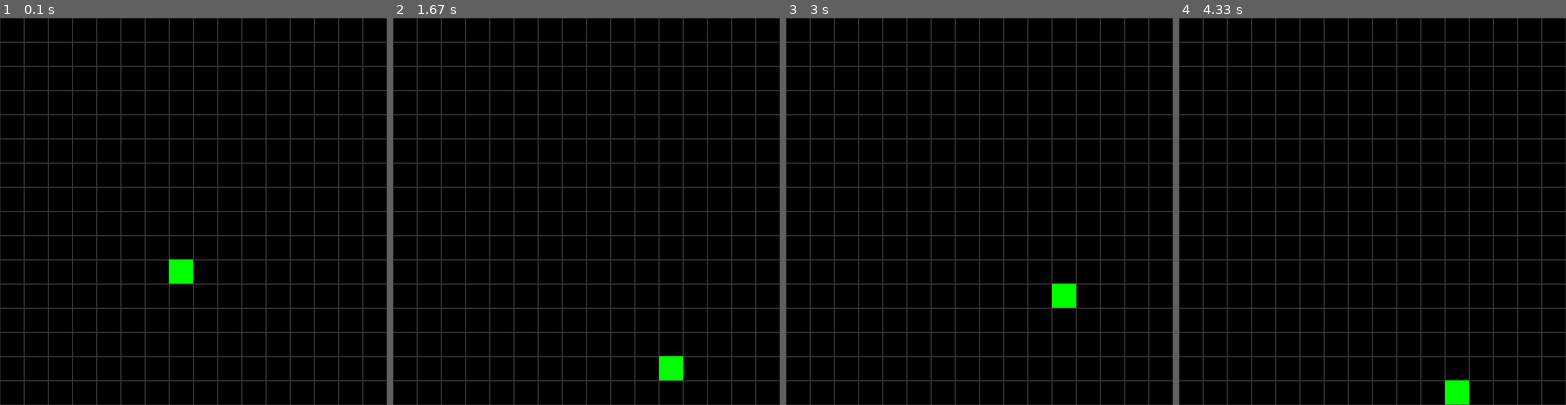
Above: before the commit, frames 1-4 (left to right).
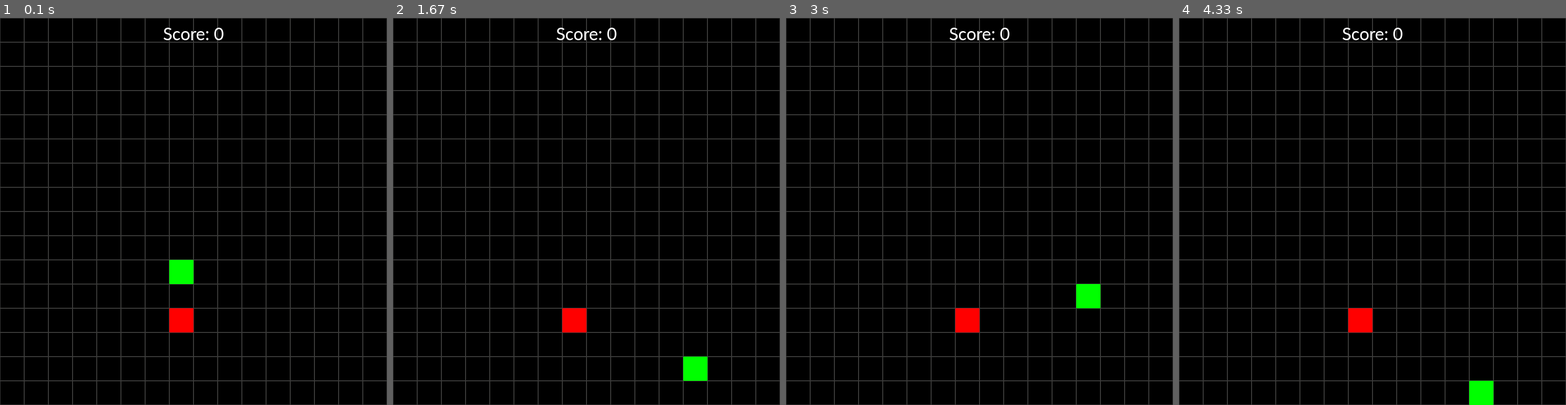
Above: after the commit, the same moments.

Repository: AmoMTL/Game-environments-with-pygame
Game: pygame game, started from Snake/game.py
The game is run twice, just before and just after one commit, with the same random seed, the same clock (stepped at 60 frames per second) and the same inputs.
Inputs:
- Up to frame 1 (0.1 s): no input
- Up to frame 2 (1.67 s): tap Enter at 0.33 s; hold Left 0.67-1.2 s; hold Down from 1.23 s (still down)
- Up to frame 3 (3 s): release Down at 1.7 s; hold Left 1.73-2.13 s; hold Up 2.17-2.53 s; hold Right from 2.57 s (still down)
- Up to frame 4 (4.33 s): release Right at 3.2 s; hold Down 3.23-3.6 s; hold Left 3.63-4.1 s; hold Right from 4.13 s (still down)

The runs differ from the first frame. In frame 1, 0.6% of the frame differs, in the area x 42-58%, y 2-82%; in frame 2, 1.3%, in the area x 42-82%, y 2-94%; in frame 3, 1.3%; in frame 4, 1.3%.

Commit message:
completed game

Diff:
--- a/Snake/game.py
+++ b/Snake/game.py
@@ -9,17 +9,44 @@
 grid_size = 50 # set the size of the grid in the game
 
 font = pygame.font.SysFont("calibri", grid_size*2)
+score_font = pygame.font.SysFont("calibri", 40)
 
 screen = pygame.display.set_mode((width, height))
 
 pygame.display.set_caption("Snake")
 time = pygame.time.Clock()
 
+# Function to display text
+def draw_text(text, size, color, surface, x, y, max_width=None):
+    font = pygame.font.Font(None, size)
+    textobj = font.render(text, True, color)
+    textrect = textobj.get_rect(center=(x, y))
+    # Adjust font size to fit within max_width if specified
+    while max_width and textrect.width > max_width:
+        size -= 1
+        font = pygame.font.Font(None, size)
+        textobj = font.render(text, True, color)
+        textrect = textobj.get_rect(center=(x, y))
+    surface.blit(textobj, textrect)
+
+def restart_game():
+    snake = Snake()
+    apple = Apple()
+    return snake, apple
+
+def display_score():
+    score_text = f"Score: {snake.score}"
+    text_surf = score_font.render(score_text, True, "white")
+    text_rect = text_surf.get_rect()
+    text_rect.centerx = width // 2  # Center text horizontally
+    text_rect.top = 10  # Set top margin of 10 pixels
+    screen.blit(text_surf, text_rect)
+
 class Snake:
     def __init__(self):
         # starting position of the snake is random on the grid
-        self.x = random.choice([x for x in range(grid_size-1, width+1-grid_size, grid_size)])
-        self.y = random.choice([x for x in range(grid_size-1, height+1-grid_size, grid_size)])
+        self.x = random.choice([x for x in range(grid_size, width+1-grid_size, grid_size)])
+        self.y = random.choice([x for x in range(grid_size, height+1-grid_size, grid_size)])
         # intialize the movement direction of the snake randomly
         self.x_dir = random.choice([-1, 1]) # 1 is right and -1 is left
         self.y_dir = 0 # 1 is down and -1 is up
@@ -28,11 +55,12 @@
         self.body = [] # snake starts with size one
         # track if collision with self
         self.collision = False
+        self.score = 0
 
     def update_position(self):
         self.body.append(self.head)
         if len(self.body) > 1:
-            for i in range(len(self.body)):
+            for i in range(len(self.body)-1):
                 self.body[i].x, self.body[i].y = self.body[i+1].x, self.body[i+1].y
         self.head.x += self.x_dir * grid_size
         self.head.y += self.y_dir * grid_size
@@ -45,7 +73,19 @@
         if self.head.y < 0:
             self.head.y = height
         self.body.remove(self.head)
+        if len(self.body) >= 1:
+            for square in self.body:
+                if self.head.x == square.x and self.head.y == square.y:
+                    self.collision = True
 
+class Apple:
+    def __init__(self):
+        self.x = random.choice([x for x in range(0, width+1-grid_size, grid_size)])
+        self.y = random.choice([x for x in range(0, height+1-grid_size, grid_size)])
+        self.rect = pygame.Rect(self.x, self.y, grid_size, grid_size)
+
+    def update_position(self):
+        pygame.draw.rect(screen, "red", self.rect)
 
 def Grid():
     for x in range(0, width, grid_size):
@@ -57,8 +97,13 @@
 
 Grid()
 snake = Snake()
+apple = Apple()
+
+game_failed = False
+
 
 while True:
+
     for event in pygame.event.get():
         if event.type == pygame.QUIT:
             pygame.quit()
@@ -67,25 +112,61 @@
             if event.key == pygame.K_DOWN:
                 snake.y_dir = 1
                 snake.x_dir = 0
-            if event.key == pygame.K_UP:
+            elif event.key == pygame.K_UP:
                 snake.y_dir = -1
                 snake.x_dir = 0
-            if event.key == pygame.K_LEFT:
+            elif event.key == pygame.K_LEFT:
                 snake.y_dir = 0
                 snake.x_dir = -1
-            if event.key == pygame.K_RIGHT:
+            elif event.key == pygame.K_RIGHT:
                 snake.y_dir = 0
                 snake.x_dir = 1
+        if snake.collision:
+            game_failed = True
+            if event.type == pygame.MOUSEBUTTONDOWN:
+                # Check if the restart button is clicked
+                mouse_x, mouse_y = event.pos
+                if button_x <= mouse_x <= button_x + button_width and button_y <= mouse_y <= button_y + button_height:
+                    snake, apple = restart_game()
+                    game_failed = False
+
 
     snake.update_position()
+
     screen.fill("black")
     Grid()
+
+    apple.update_position()
 
     pygame.draw.rect(screen, "green", snake.head)
     if len(snake.body) > 0:
         for body in snake.body:
             pygame.draw.rect(screen, "green", body)
 
+    if snake.head.x == apple.x and snake.head.y == apple.y:
+        # increase the body size by one block
+        snake.score += 1
+        snake.body.append(pygame.Rect(snake.head.x, snake.head.y, grid_size, grid_size))
+        apple = Apple()
 
-    pygame.display.update()
+    if snake.collision:
+        box_width = width * 0.5
+        box_height = height * 0.375
+        box_x = (width - box_width) / 2
+        box_y = (height - box_height) / 2
+        button_width = box_width * 0.5
+        button_height = 50
+        button_x = box_x + (box_width - button_width) / 2
+        button_y = box_y + box_height * 0.67
+
+        pygame.draw.rect(screen, "gray", [box_x, box_y, box_width, box_height], 0, 5)
+        draw_text('Failed!', 48, "red", screen, width / 2, box_y + box_height * 0.33)
+        # Draw a restart button
+        pygame.draw.rect(screen, "white", [button_x, button_y, button_width, button_height], 0, 5)
+        draw_text('Restart', 36, "black", screen, button_x + button_width / 2, button_y + button_height / 2, max_width=button_width - 10)
+
+
+    if not game_failed:
+        display_score()
+        pygame.display.update()
     time.tick(10)
Not shown, changed: Snake/README.md
